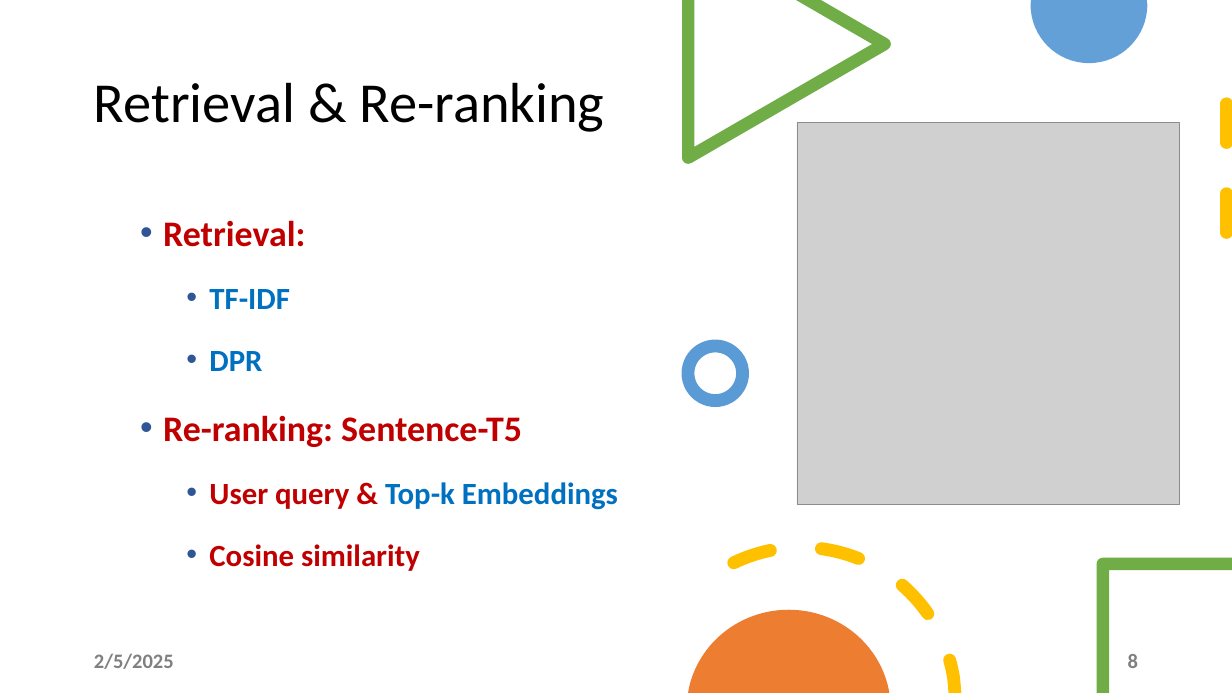
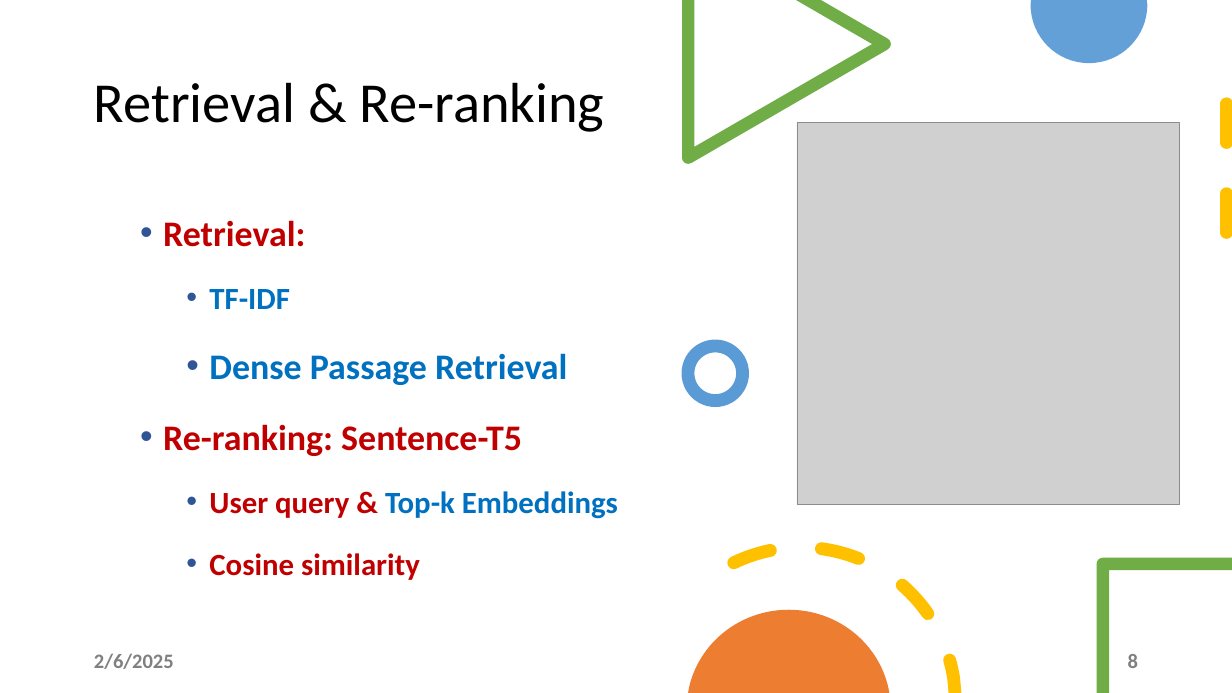
Before and after one commit to SteveGalea/ICS5111_Retrieval-Augmented-Generation_Pipeline, a slide deck: slide 8 of Pipeline/RAGS Presentation.pptx. Drawn at 1232x693 pixels with LibreOffice and Linux fonts; fonts in the diff are those of the drawing; grey boxes stand for pictures. Boxes give left, top, right and bottom in pixels: in the first picture for what was removed or moved away, otherwise in the second. Text is boxed around its words. In the diff, an @@ line names an element or a change of style, - is before the commit and + after.

```diff
--- a/Pipeline/RAGS Presentation.pptx
+++ b/Pipeline/RAGS Presentation.pptx
@@ text at (209, 353, 567, 385): text changed; size 24 to 28 pt @@
-    • DPR
+    • Dense Passage Retrieval
@@ text at (94, 653, 174, 669): text changed @@
-2/5/2025
+2/6/2025
```
Also in this commit, not shown: 16 other slides changed, 2 other files.
